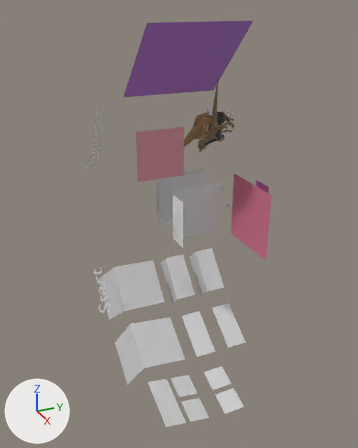
Renders of the OBJ model assets/workspace.obj from each side of a commit.
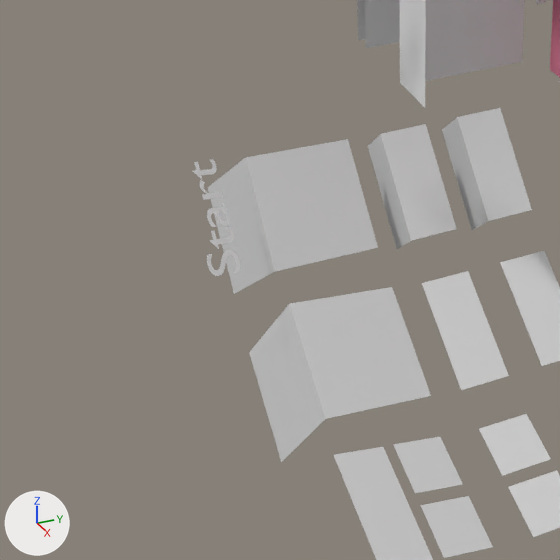
Each version is shown whole from a camera (50 mm lens) standing at (11.04, -6.67, 6.27) and looking at (-1.39, -1.08, 0.06), then close up on the part from 5% to 66% of the width and 46% to 94% of the height. Lighting does not change. The marker at lower left points along +X, +Y and +Z. Where no turn or scale is listed for an object, it has been applied to the vertices.

Script lines for the objects in view, before the commit:
```python
ob_x_b_c2ar_plane_003 = bpy.data.objects.new('x_b_c2ar_Plane.003', me_x_b_c2ar_plane_003)
ob_x_b_c2ar_plane_003.location = (0.0, 0.0, 0.0)
ob_x_b_m2inecraft_plane_000 = bpy.data.objects.new('x_b_m2inecraft_Plane.000', me_x_b_m2inecraft_plane_000)
ob_x_b_m2inecraft_plane_000.location = (0.0, 0.0, 0.0)
ob_x_b_minecraft_plane_020 = bpy.data.objects.new('x_b_minecraft_Plane.020', me_x_b_minecraft_plane_020)
ob_x_b_minecraft_plane_020.location = (0.0, 0.0, 0.0)
ob_x_b_p2ic_plane_002 = bpy.data.objects.new('x_b_p2ic_Plane.002', me_x_b_p2ic_plane_002)
ob_x_b_p2ic_plane_002.location = (0.0, 0.0, 0.0)
ob_x_b_skype_plane_030 = bpy.data.objects.new('x_b_skype_Plane.030', me_x_b_skype_plane_030)
ob_x_b_skype_plane_030.location = (0.0, 0.0, 0.0)
ob_x_b_v2ideo_plane_005 = bpy.data.objects.new('x_b_v2ideo_Plane.005', me_x_b_v2ideo_plane_005)
ob_x_b_v2ideo_plane_005.location = (0.0, 0.0, 0.0)
# also in view: 'x_b_ppt_Plane.012' at (0.96, -0.43, -5.11); 'x_b_file_Plane.004' at (0.67, -2.42, -4.63); 'x_b_video_Plane.028' at (-2.7, 0.71, -2.62); 'x_hud_Plane.013' at (-1.7, -0.98, 0.0); 'x_t_start_Text' at (-2.11, -3.45, -2.09)
```
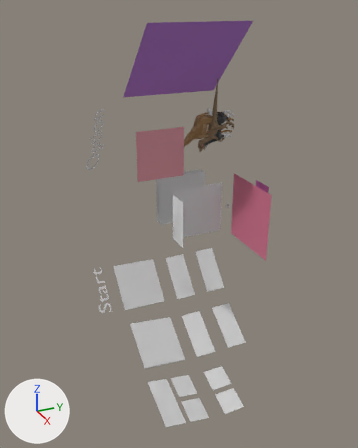
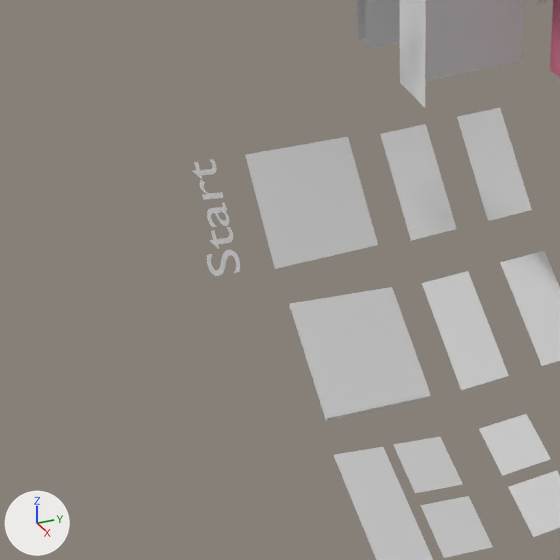
Location of each change, (x1, y1, x2, y2) in pixels of the close-ups (560 x 560 px):
'x_b_minecraft_Plane.020', mesh moved: before (246, 139, 378, 271); after (246, 137, 378, 269)
'x_b_p2ic_Plane.002', reshaped: before (249, 304, 325, 462); after (289, 305, 431, 421)
'x_b_m2inecraft_Plane.000', reshaped: before (207, 158, 275, 294); after (245, 155, 377, 269)
'x_b_v2ideo_Plane.005', reshaped: before (442, 118, 488, 230); after (458, 108, 497, 220)
'x_b_c2ar_Plane.003', reshaped: before (368, 134, 411, 249); after (380, 134, 410, 236)

The change, as a diff of the scene's bpy script:
```diff
--- a/assets/workspace.obj.py
+++ b/assets/workspace.obj.py
@@ me_x_b_c2ar_plane_003 @@
 me_x_b_c2ar_plane_003.from_pydata(...)  # 4 vertices, 1 face; spans x -3.71..-2.21, y -0.77..-0.76, z -3.64..-2.07
-me_x_b_c2ar_plane_003.vertices[0].co = (-2.21, -0.77, -3.19)  # pixel (411, 240)
-me_x_b_c2ar_plane_003.vertices[1].co = (-2.71, -0.76, -3.64)  # pixel (396, 249)
-me_x_b_c2ar_plane_003.vertices[2].co = (-3.2, -0.77, -2.07)  # pixel (381, 133)
-me_x_b_c2ar_plane_003.vertices[3].co = (-3.71, -0.77, -2.51)  # pixel (367, 146)
+# me_x_b_c2ar_plane_003 part 1
+me_x_b_c2ar_plane_003.vertices[0].co = (-2.21, -0.77, -3.19)  # pixel (410, 240)
+me_x_b_c2ar_plane_003.vertices[1].co = (-2.21, -0.1, -3.19)  # pixel (456, 228)
+me_x_b_c2ar_plane_003.vertices[2].co = (-3.21, -0.79, -2.07)  # pixel (380, 133)
+me_x_b_c2ar_plane_003.vertices[3].co = (-3.21, -0.11, -2.06)  # pixel (425, 123)
 me_x_b_c2ar_plane_003.materials.append(mat_t_c2ar)
@@ me_x_b_m2inecraft_plane_000 @@
 me_x_b_m2inecraft_plane_000.from_pydata(...)  # 4 vertices, 1 face; spans x -4.07..-1.97, y -3.0..-2.74, z -3.96..-1.85
-me_x_b_m2inecraft_plane_000.vertices[0].co = (-1.97, -2.74, -2.98)  # pixel (275, 271)
-me_x_b_m2inecraft_plane_000.vertices[1].co = (-3.07, -3.0, -3.96)  # pixel (234, 294)
-me_x_b_m2inecraft_plane_000.vertices[2].co = (-2.96, -2.75, -1.85)  # pixel (245, 157)
-me_x_b_m2inecraft_plane_000.vertices[3].co = (-4.07, -3.0, -2.84)  # pixel (207, 187)
+# me_x_b_m2inecraft_plane_000 part 2
+me_x_b_m2inecraft_plane_000.vertices[0].co = (-1.97, -2.74, -2.94)  # pixel (274, 269)
+me_x_b_m2inecraft_plane_000.vertices[1].co = (-2.17, -1.26, -3.11)  # pixel (378, 245)
+me_x_b_m2inecraft_plane_000.vertices[2].co = (-2.97, -2.75, -1.83)  # pixel (245, 155)
+me_x_b_m2inecraft_plane_000.vertices[3].co = (-3.17, -1.27, -1.99)  # pixel (347, 136)
 me_x_b_m2inecraft_plane_000.materials.append(mat_t_m2c)
@@ me_x_b_minecraft_plane_020 @@
 me_x_b_minecraft_plane_020.from_pydata(...)  # 4 vertices, 1 face; spans x -3.158..-1.967, y -2.75..-1.265, z -3.139..-1.854
+# me_x_b_minecraft_plane_020 part 3: the whole mesh is moved by (0.0, 0.0, 0.04)
 me_x_b_minecraft_plane_020.materials.append(mat_t_mc)
@@ me_x_b_p2ic_plane_002 @@
 me_x_b_p2ic_plane_002.from_pydata(...)  # 4 vertices, 1 face; spans x -2.47..-0.41, y -3.02..-2.67, z -5.33..-3.28
-me_x_b_p2ic_plane_002.vertices[0].co = (-0.41, -2.69, -4.11)  # pixel (325, 418)
-me_x_b_p2ic_plane_002.vertices[1].co = (-1.22, -3.02, -5.33)  # pixel (281, 462)
-me_x_b_p2ic_plane_002.vertices[2].co = (-1.66, -2.67, -3.28)  # pixel (289, 303)
-me_x_b_p2ic_plane_002.vertices[3].co = (-2.47, -3.01, -4.5)  # pixel (249, 352)
+# me_x_b_p2ic_plane_002 part 4
+me_x_b_p2ic_plane_002.vertices[0].co = (-0.41, -2.69, -4.13)  # pixel (325, 420)
+me_x_b_p2ic_plane_002.vertices[1].co = (-0.58, -1.22, -4.41)  # pixel (431, 396)
+me_x_b_p2ic_plane_002.vertices[2].co = (-1.66, -2.68, -3.3)  # pixel (289, 305)
+me_x_b_p2ic_plane_002.vertices[3].co = (-1.83, -1.21, -3.58)  # pixel (391, 288)
 me_x_b_p2ic_plane_002.materials.append(mat_t_p2ic)
@@ me_x_b_v2ideo_plane_005 @@
 me_x_b_v2ideo_plane_005.from_pydata(...)  # 4 vertices, 1 face; spans x -3.71..-2.21, y 0.38..0.39, z -3.63..-2.06
-me_x_b_v2ideo_plane_005.vertices[0].co = (-2.21, 0.39, -3.18)  # pixel (488, 221)
-me_x_b_v2ideo_plane_005.vertices[1].co = (-2.71, 0.39, -3.63)  # pixel (471, 230)
-me_x_b_v2ideo_plane_005.vertices[2].co = (-3.2, 0.38, -2.06)  # pixel (457, 117)
-me_x_b_v2ideo_plane_005.vertices[3].co = (-3.71, 0.38, -2.51)  # pixel (441, 129)
+# me_x_b_v2ideo_plane_005 part 5
+me_x_b_v2ideo_plane_005.vertices[0].co = (-2.22, 0.38, -3.18)  # pixel (487, 220)
+me_x_b_v2ideo_plane_005.vertices[1].co = (-2.21, 1.05, -3.18)  # pixel (531, 209)
+me_x_b_v2ideo_plane_005.vertices[2].co = (-3.2, 0.37, -2.05)  # pixel (456, 116)
+me_x_b_v2ideo_plane_005.vertices[3].co = (-3.2, 1.05, -2.05)  # pixel (500, 107)
 me_x_b_v2ideo_plane_005.materials.append(mat_t_v2d_001)
```
